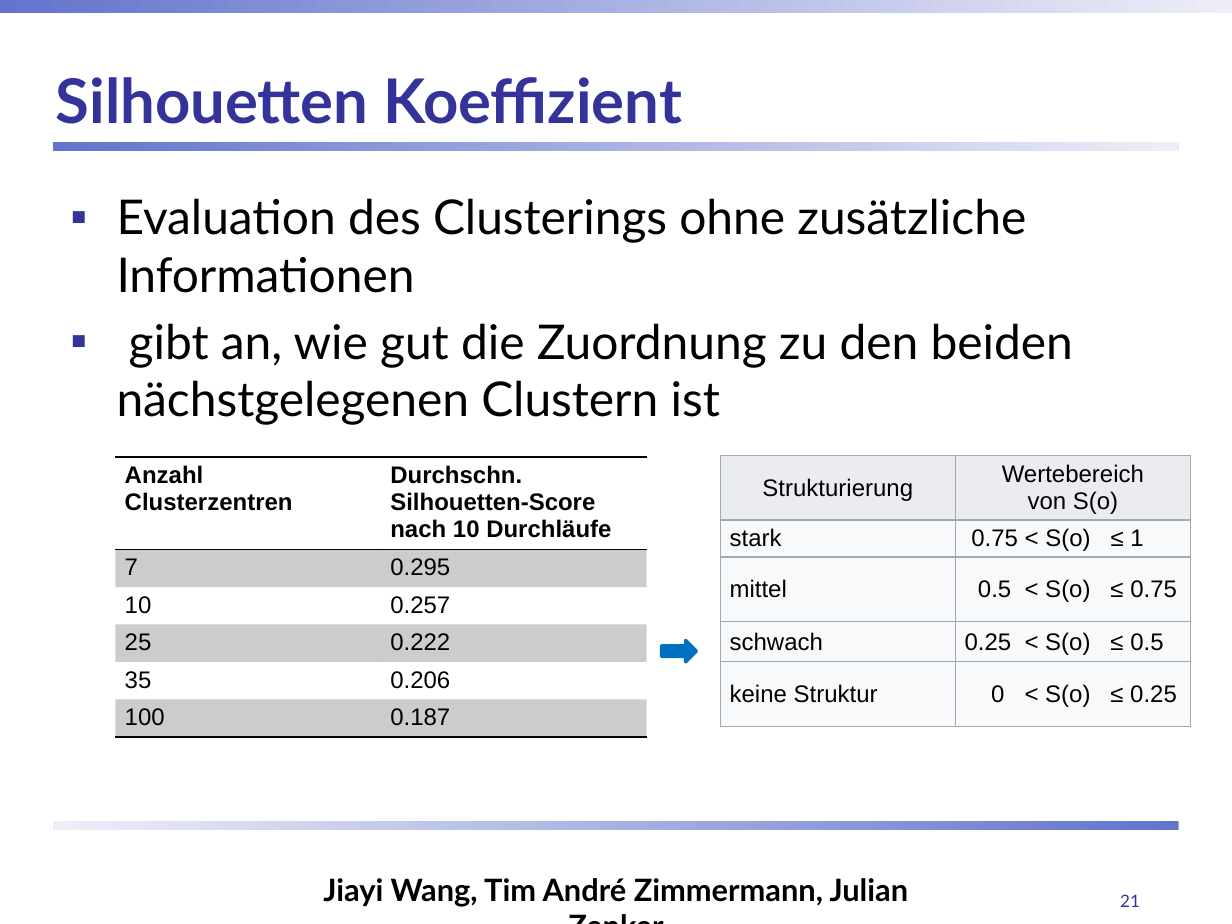
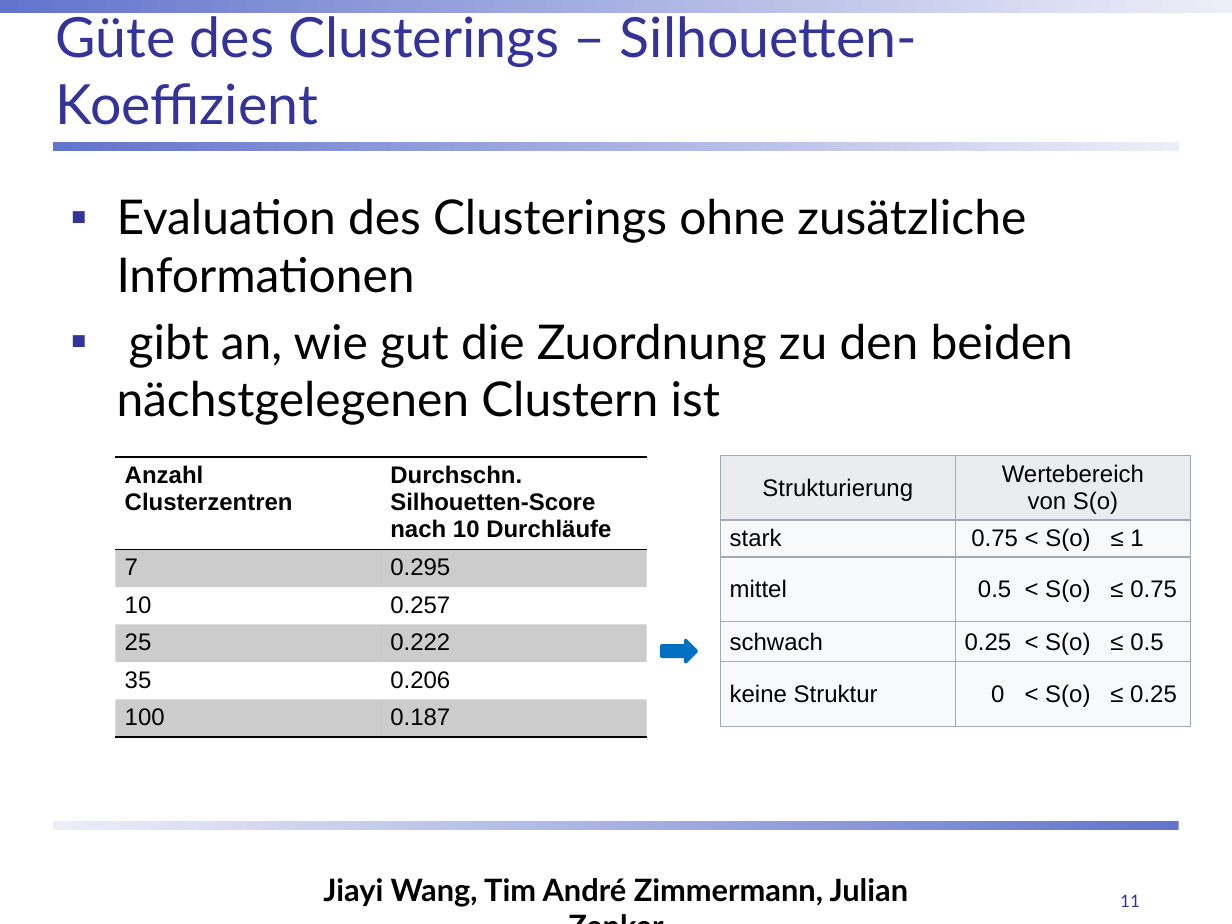
Before and after one commit to ChulioZ/music-recommender, a slide deck: slide 11 of Abschlusspräsentation.pptx (slide 21 before the commit). Drawn at 1232x924 pixels with LibreOffice and Linux fonts; fonts in the diff are those of the drawing; background and template pictures are left out. Boxes give left, top, right and bottom in pixels: in the first picture for what was removed or moved away, otherwise in the second. Text is boxed around its words. In the diff, an @@ line names an element or a change of style, - is before the commit and + after.

```diff
--- a/Abschlusspräsentation.pptx
+++ b/Abschlusspräsentation.pptx
@@ title at [56, 9, 917, 125]: text changed; size 36 to 32.4 pt; bold off @@
-Silhouetten Koeffizient
+Güte des Clusterings – Silhouetten-Koeffizient
@@ page number at [1120, 894, 1140, 907]: text changed @@
-21
+11
```
Also in this commit, not shown: 10 other slides changed, 1 slide added, 9 slides removed.
